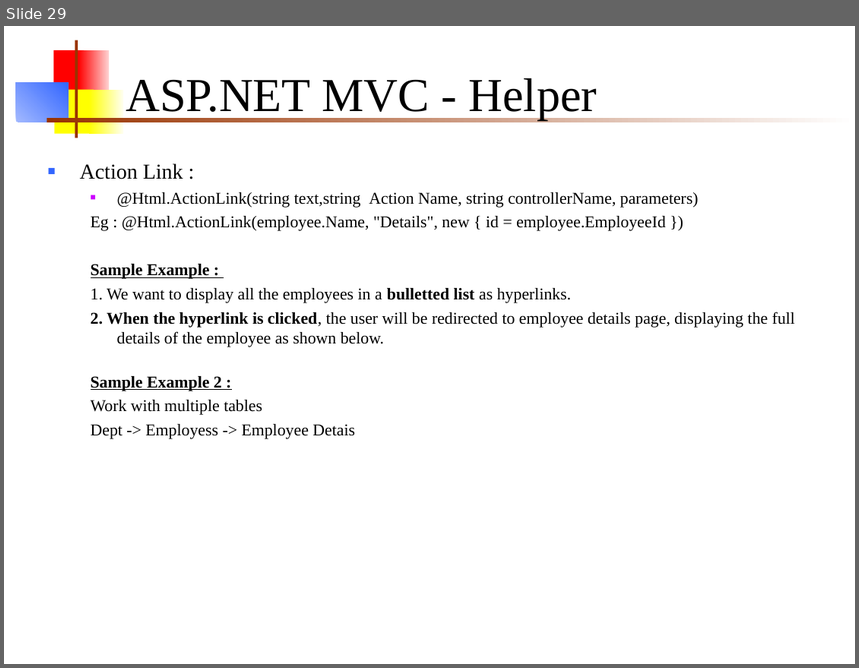
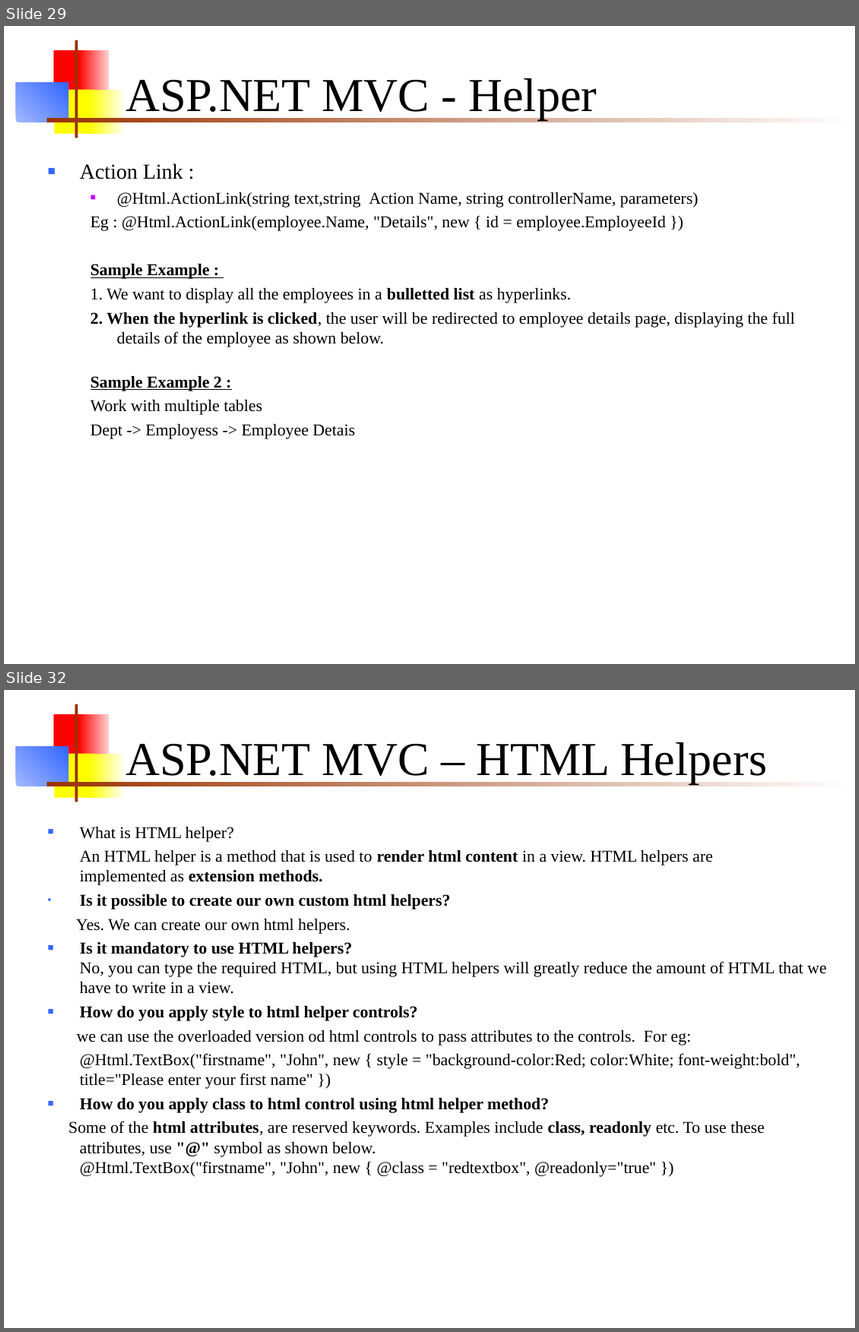
Before and after one commit to chsuresh3112/MVCSample, a slide deck: MVC_training.ppt. Shown one above the other, each under a label of ours: slide 29 before the commit, slides 29 and 32 after it; the slides between them are not shown. The pictures are 859x668 and 859x1332 pixels, drawn with LibreOffice and Linux fonts; fonts in the diff are those of the drawing. Boxes give left, top, right and bottom in pixels: in the first picture for what was removed or moved away, otherwise in the second. Text is boxed around its words. In the diff, an @@ line names an element or a change of style, - is before the commit and + after.

```diff
--- a/MVC_training.ppt
+++ b/MVC_training.ppt
@@ slide 32 added at box(4, 690, 855, 1328), background #FFFFFF; not listed: 7 template elements that a slide beside it also shows @@
@@ title added at box(126, 742, 767, 784), 40 pt, text #000000 @@
+ASP.NET MVC – HTML Helpers
@@ text added at box(69, 827, 826, 1177), 14 pt, text #000000 @@
+■ What is HTML helper?
+An HTML helper is a method that is used to render html content in a view. HTML helpers are implemented as extension methods.
+▪ Is it possible to create our own custom html helpers?
+Yes. We can create our own html helpers.
+■ Is it mandatory to use HTML helpers?
+  No, you can type the required HTML, but using HTML helpers will greatly reduce the amount of HTML that we have to write in a view.
+■ How do you apply style to html helper controls?
+we can use the overloaded version od html controls to pass attributes to the controls. For eg:
+@Html.TextBox("firstname", "John", new { style = "background-color:Red; color:White; font-weight:bold", title="Please enter your first name" })
+■ How do you apply class to html control using html helper method?
+Some of the html attributes, are reserved keywords. Examples include class, readonly etc. To use these attributes, use "@" symbol as shown below.
+@Html.TextBox("firstname", "John", new { @class = "redtextbox", @readonly="true" })
```
Also in this commit, not shown: 2 slides changed, 3 other slides added.
